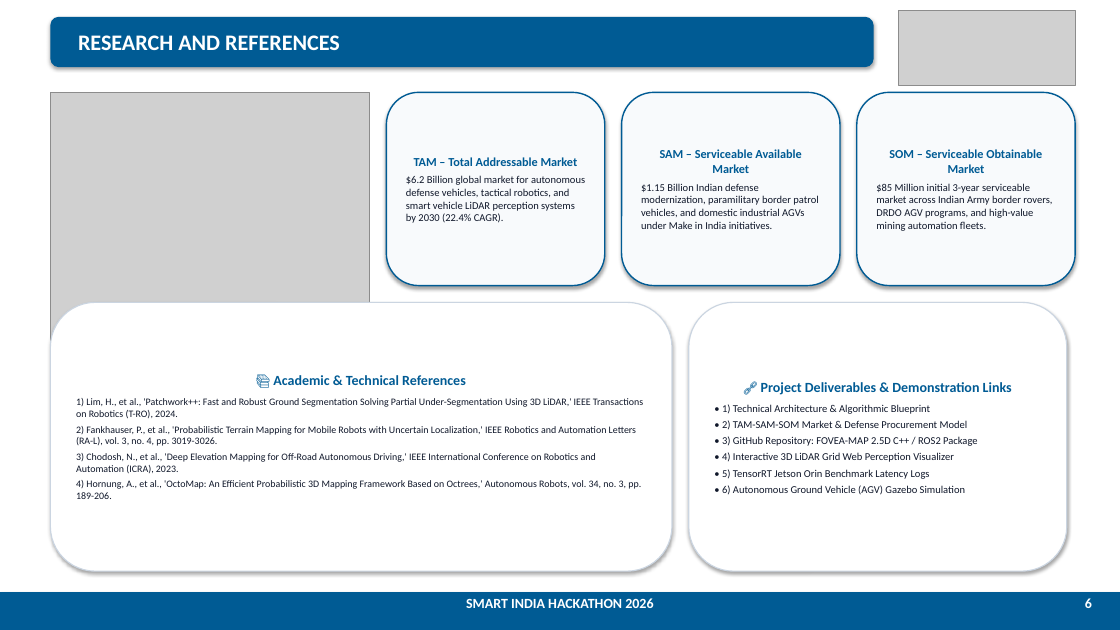
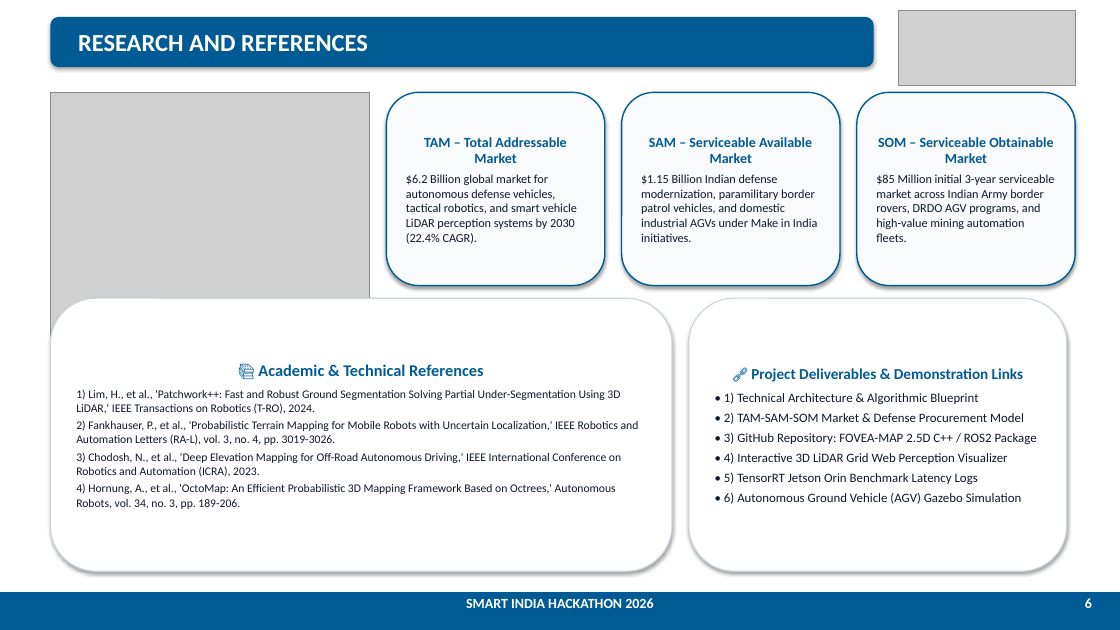
Before and after one commit to MANAV0060/SIH-PROJECT, a slide deck: slide 6 of SIH26053_LiDAR_Mapping_Master_Submission.pptx. Drawn at 1120x630 pixels with LibreOffice and Linux fonts; fonts in the diff are those of the drawing; grey boxes stand for pictures. Boxes give left, top, right and bottom in pixels: in the first picture for what was removed or moved away, otherwise in the second. Text is boxed around its words. In the diff, an @@ line names an element or a change of style, - is before the commit and + after.

Commit message:
Increase typography font sizes across all slides for enhanced clarity and readability

```diff
--- a/SIH26053_LiDAR_Mapping_Master_Submission.pptx
+++ b/SIH26053_LiDAR_Mapping_Master_Submission.pptx
@@ rounded rectangle "RESEARCH AND REFERENCES" at [50,17,874,67]: size 19 to 21 pt @@
@@ rounded rectangle "TAM – Total Addressable Market" at [386,92,605,286]: size 10.5 to 12 pt in "TAM – Total Addressable Market"; size 9 to 10.5 pt in "$6.2 Billion global market for autonomous defense ..." @@
@@ rounded rectangle "SAM – Serviceable Available Market" at [622,92,840,286]: size 10.5 to 12 pt in "SAM – Serviceable Available Market"; size 9 to 10.5 pt in "$1.15 Billion Indian defense modernization, paramilitary bor ..." @@
@@ rounded rectangle "SOM – Serviceable Obtainable Market" at [857,92,1075,286]: size 10.5 to 12 pt in "SOM – Serviceable Obtainable Market"; size 9 to 10.5 pt in "$85 Million initial 3-year serviceable market across ..." @@
@@ rounded rectangle "📚 Academic & Technical References": place and size @@
-rounded rectangle "📚 Academic & Technical References" at [50,302,672,571]
+rounded rectangle "📚 Academic & Technical References" at [50,298,672,571]
@@ rounded rectangle "📚 Academic & Technical References" at [50,298,672,571]: size 12 to 14 pt in "📚 Academic & Technical References"; size 8.5 to 10 pt @@
@@ rounded rectangle "🔗 Project Deliverables & Demonstration ...": place and size @@
-rounded rectangle "🔗 Project Deliverables & Demonstration ..." at [689,302,1067,571]
+rounded rectangle "🔗 Project Deliverables & Demonstration ..." at [689,298,1067,571]
@@ rounded rectangle "🔗 Project Deliverables & Demonstration ..." at [689,298,1067,571]: size 12 to 13 pt in "🔗 Project Deliverables & Demonstration Links"; size 9 to 11 pt in "• 1) Technical Architecture & Algorithmic Blueprint", "• 2) TAM-SAM-SOM Market & Defense Procurement ...", "• 3) GitHub Repository: FOVEA-MAP 2.5D C++ ...", "• 4) Interactive 3D LiDAR Grid Web ..." and 2 more places; more space between paragraphs @@
```
Also in this commit, not shown: 5 other slides changed, 7 other files.
